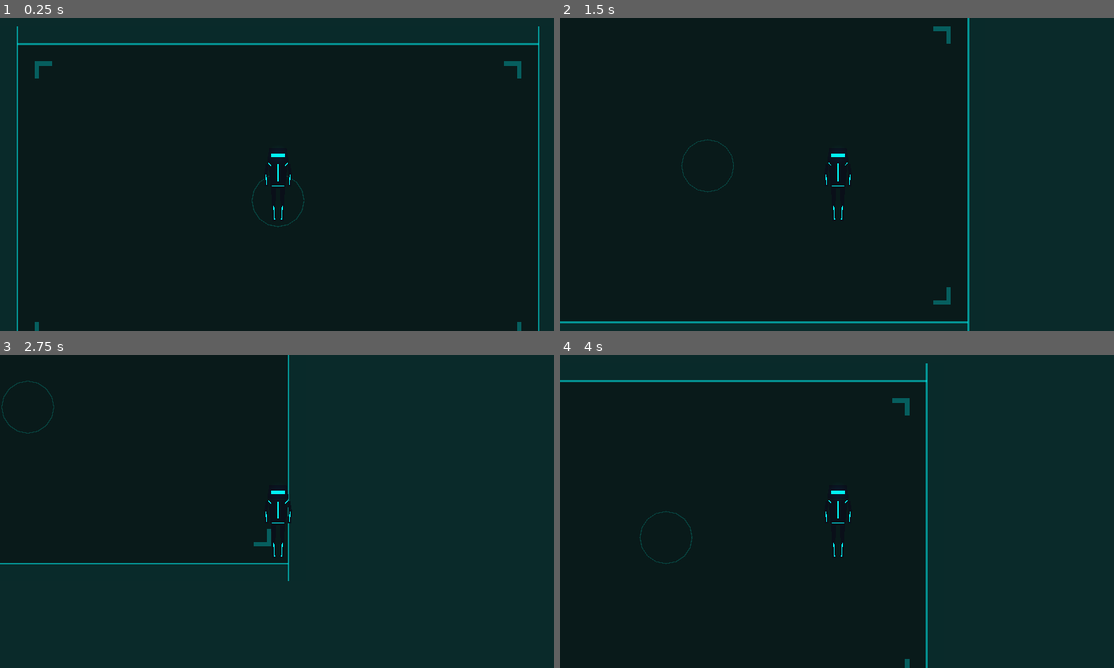
Above: before the commit, frames 1-4 (two rows, left to right).
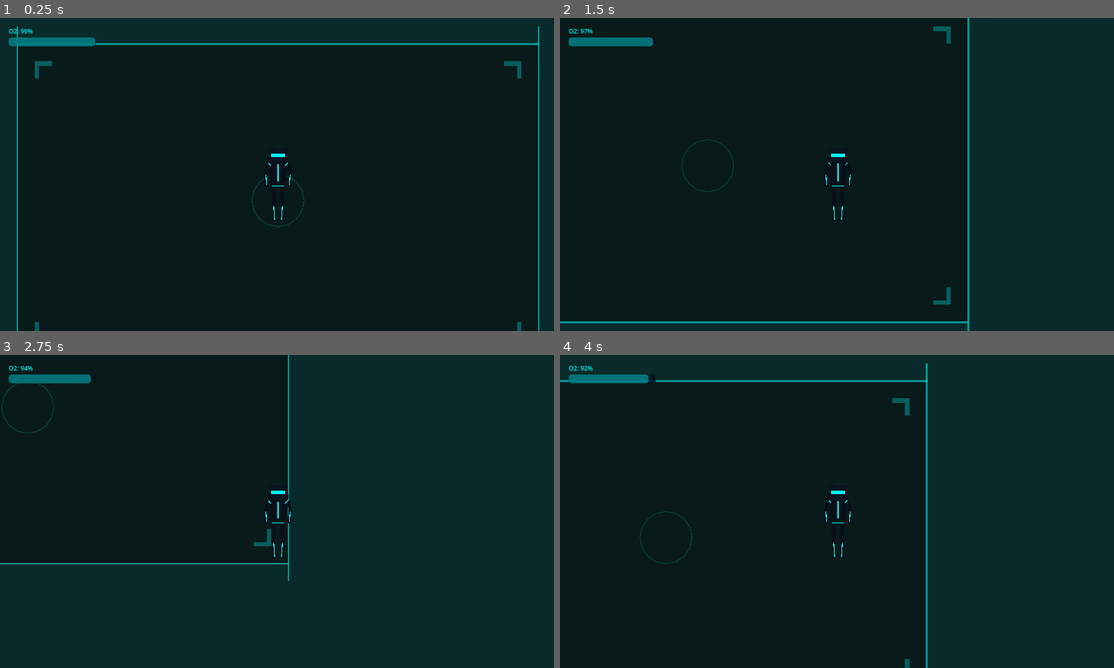
Above: after the commit, the same moments.

Repository: 00Clarity/salvage-theology
Game: Godot game, scene res://scenes/main.tscn
The game is run twice, just before and just after one commit, with the same random seed, the same clock (stepped at 60 frames per second) and the same inputs.
Inputs:
- Up to frame 1 (0.25 s): no input
- Up to frame 2 (1.5 s): tap Enter at 0.5 s; hold D (move_right) 0.53-1.28 s; hold S (move_down) from 1.28 s (still down)
- Up to frame 3 (2.75 s): release S (move_down) at 2.03 s; hold D (move_right) from 2.03 s (still down)
- Up to frame 4 (4 s): release D (move_right) at 2.78 s; hold W (move_up) 2.78-3.53 s; hold A (move_left) from 3.53 s (still down)

The runs differ from the first frame. In frame 1, 0.4% of the frame differs, in the area x 1-18%, y 3-10%; in frame 2, 0.5%, in the area x 1-17%, y 3-10%; in frame 3, 0.5%; in frame 4, 0.4%.
Error after the commit: Invalid assignment of property or key 'max_value' with value of type 'float' on a base object of type 'Nil'. (res://scripts/ui/hud.gd:30)

Commit message:
Phase 2 complete: Resource system and death
- Added ResourceSystem with oxygen depletion (2/sec drain)
- Added GameManager autoload for game state
- Created HUD with oxygen bar:
  - Color transitions (cyan → orange → red)
  - Pulsing warning effect at low oxygen
- Implemented death state:
  - Movement stops when oxygen depletes
  - Player visual collapse animation
  - Death panel with restart button
- Scene reload on restart

Diff:
--- a/project.godot
+++ b/project.godot
@@ -49,6 +49,10 @@
 ]
 }
 
+[autoload]
+
+GameManager="*res://scripts/systems/game_manager.gd"
+
 [rendering]
 
 renderer/rendering_method="gl_compatibility"
--- a/scenes/main.tscn
+++ b/scenes/main.tscn
@@ -1,11 +1,23 @@
-[gd_scene load_steps=3 format=3 uid="uid://dkw5vxf7qa2hr"]
+[gd_scene load_steps=6 format=3 uid="uid://dkw5vxf7qa2hr"]
 
 [ext_resource type="PackedScene" uid="uid://b5mx7qk4kp3gh" path="res://scenes/rooms/test_room.tscn" id="1_room"]
 [ext_resource type="PackedScene" uid="uid://c3xqv6h5q8yb2" path="res://scenes/player/player.tscn" id="2_player"]
+[ext_resource type="Script" path="res://scripts/systems/resource_system.gd" id="3_resource"]
+[ext_resource type="PackedScene" uid="uid://dr2x8kq5nmv7p" path="res://scenes/ui/hud.tscn" id="4_hud"]
+[ext_resource type="Script" path="res://scripts/main.gd" id="5_main"]
 
 [node name="Main" type="Node2D"]
+script = ExtResource("5_main")
 
 [node name="TestRoom" parent="." instance=ExtResource("1_room")]
 
 [node name="Player" parent="." instance=ExtResource("2_player")]
 position = Vector2(0, 0)
+
+[node name="ResourceSystem" type="Node" parent="."]
+script = ExtResource("3_resource")
+
+[node name="HUD" parent="." instance=ExtResource("4_hud")]
+
+[connection signal="resource_changed" from="ResourceSystem" to="HUD" method="_on_resource_changed"]
+[connection signal="resource_depleted" from="ResourceSystem" to="." method="_on_resource_depleted"]
--- /dev/null
+++ b/scenes/ui/hud.tscn
@@ -0,0 +1,78 @@
+[gd_scene load_steps=3 format=3 uid="uid://dr2x8kq5nmv7p"]
+
+[ext_resource type="Script" path="res://scripts/ui/hud.gd" id="1_hud"]
+
+[sub_resource type="StyleBoxFlat" id="StyleBoxFlat_bg"]
+bg_color = Color(0.04, 0.06, 0.1, 0.8)
+corner_radius_top_left = 4
+corner_radius_top_right = 4
+corner_radius_bottom_right = 4
+corner_radius_bottom_left = 4
+
+[node name="HUD" type="CanvasLayer"]
+script = ExtResource("1_hud")
+
+[node name="OxygenContainer" type="VBoxContainer" parent="."]
+offset_left = 20.0
+offset_top = 20.0
+offset_right = 220.0
+offset_bottom = 70.0
+
+[node name="OxygenLabel" type="Label" parent="OxygenContainer"]
+layout_mode = 2
+theme_override_colors/font_color = Color(0, 1, 1, 1)
+theme_override_font_sizes/font_size = 14
+text = "O2: 100%"
+
+[node name="OxygenBar" type="ProgressBar" parent="OxygenContainer"]
+custom_minimum_size = Vector2(200, 20)
+layout_mode = 2
+theme_override_styles/background = SubResource("StyleBoxFlat_bg")
+max_value = 100.0
+value = 100.0
+show_percentage = false
+
+[node name="DeathPanel" type="Panel" parent="."]
+visible = false
+anchors_preset = 8
+anchor_left = 0.5
+anchor_top = 0.5
+anchor_right = 0.5
+anchor_bottom = 0.5
+offset_left = -150.0
+offset_top = -100.0
+offset_right = 150.0
+offset_bottom = 100.0
+
+[node name="VBoxContainer" type="VBoxContainer" parent="DeathPanel"]
+layout_mode = 1
+anchors_preset = 15
+anchor_right = 1.0
+anchor_bottom = 1.0
+offset_left = 20.0
+offset_top = 20.0
+offset_right = -20.0
+offset_bottom = -20.0
+alignment = 1
+
+[node name="DeathLabel" type="Label" parent="DeathPanel/VBoxContainer"]
+layout_mode = 2
+theme_override_colors/font_color = Color(1, 0, 0, 1)
+theme_override_font_sizes/font_size = 24
+text = "OXYGEN DEPLETED"
+horizontal_alignment = 1
+
+[node name="SubLabel" type="Label" parent="DeathPanel/VBoxContainer"]
+layout_mode = 2
+theme_override_colors/font_color = Color(0.7, 0.7, 0.7, 1)
+theme_override_font_sizes/font_size = 14
+text = "Signal lost..."
+horizontal_alignment = 1
+
+[node name="Spacer" type="Control" parent="DeathPanel/VBoxContainer"]
+custom_minimum_size = Vector2(0, 20)
+layout_mode = 2
+
+[node name="RestartButton" type="Button" parent="DeathPanel/VBoxContainer"]
+layout_mode = 2
+text = "TRY AGAIN"
--- /dev/null
+++ b/scripts/main.gd
@@ -0,0 +1,10 @@
+extends Node2D
+
+@onready var hud = $HUD
+@onready var resource_system = $ResourceSystem
+
+func _on_resource_depleted(resource_name: String) -> void:
+	if resource_name == "oxygen":
+		resource_system.set_draining(false)
+		GameManager.trigger_death()
+		hud.show_death_screen()
--- a/scripts/player/player.gd
+++ b/scripts/player/player.gd
@@ -4,8 +4,19 @@
 
 # Direction facing (for future animations)
 var facing_direction: Vector2 = Vector2.DOWN
+var is_dead: bool = false
+
+@onready var body: Node2D = $Body
+
+func _ready() -> void:
+	add_to_group("player")
+	GameManager.register_player(self)
+	GameManager.game_over.connect(_on_game_over)
 
 func _physics_process(_delta: float) -> void:
+	if is_dead:
+		return
+
 	var input := Vector2.ZERO
 	input.x = Input.get_axis("move_left", "move_right")
 	input.y = Input.get_axis("move_up", "move_down")
@@ -16,3 +27,17 @@
 
 	velocity = input * move_speed
 	move_and_slide()
+
+func die() -> void:
+	if is_dead:
+		return
+	is_dead = true
+	velocity = Vector2.ZERO
+
+	# Visual death effect - fade out and collapse
+	var tween := create_tween()
+	tween.tween_property(body, "modulate:a", 0.3, 0.5)
+	tween.parallel().tween_property(body, "scale", Vector2(1.0, 0.5), 0.5)
+
+func _on_game_over() -> void:
+	die()
--- /dev/null
+++ b/scripts/systems/game_manager.gd
@@ -0,0 +1,29 @@
+extends Node
+
+signal game_over
+signal game_restarted
+
+enum GameState { PLAYING, DEAD, PAUSED }
+
+var current_state: GameState = GameState.PLAYING
+var player: CharacterBody2D
+
+func _ready() -> void:
+	pass
+
+func register_player(p: CharacterBody2D) -> void:
+	player = p
+
+func trigger_death() -> void:
+	if current_state == GameState.DEAD:
+		return
+	current_state = GameState.DEAD
+	emit_signal("game_over")
+
+func restart_game() -> void:
+	current_state = GameState.PLAYING
+	emit_signal("game_restarted")
+	get_tree().reload_current_scene()
+
+func is_playing() -> bool:
+	return current_state == GameState.PLAYING
--- /dev/null
+++ b/scripts/systems/resource_system.gd
@@ -0,0 +1,44 @@
+class_name ResourceSystem
+extends Node
+
+signal resource_changed(resource_name: String, value: float, max_value: float)
+signal resource_depleted(resource_name: String)
+
+@export var oxygen: float = 100.0
+@export var max_oxygen: float = 100.0
+@export var oxygen_drain_rate: float = 2.0  # Per second
+
+var is_draining: bool = true
+
+func _ready() -> void:
+	emit_signal("resource_changed", "oxygen", oxygen, max_oxygen)
+
+func _process(delta: float) -> void:
+	if is_draining:
+		drain_oxygen(delta)
+
+func drain_oxygen(delta: float) -> void:
+	var previous_oxygen := oxygen
+	oxygen -= oxygen_drain_rate * delta
+	oxygen = max(oxygen, 0.0)
+
+	if oxygen != previous_oxygen:
+		emit_signal("resource_changed", "oxygen", oxygen, max_oxygen)
+
+	if oxygen <= 0.0 and previous_oxygen > 0.0:
+		emit_signal("resource_depleted", "oxygen")
+
+func restore_oxygen(amount: float) -> void:
+	oxygen = min(oxygen + amount, max_oxygen)
+	emit_signal("resource_changed", "oxygen", oxygen, max_oxygen)
+
+func set_draining(enabled: bool) -> void:
+	is_draining = enabled
+
+func reset() -> void:
+	oxygen = max_oxygen
+	is_draining = true
+	emit_signal("resource_changed", "oxygen", oxygen, max_oxygen)
+
+func get_oxygen_percent() -> float:
+	return oxygen / max_oxygen
--- /dev/null
+++ b/scripts/ui/hud.gd
@@ -0,0 +1,55 @@
+extends CanvasLayer
+
+const NORMAL_COLOR := Color(0, 1, 1, 0.9)      # Cyan
+const WARNING_COLOR := Color(1, 0.5, 0, 0.9)    # Orange
+const CRITICAL_COLOR := Color(1, 0, 0, 0.9)     # Red
+
+@onready var oxygen_bar: ProgressBar = $OxygenContainer/OxygenBar
+@onready var oxygen_label: Label = $OxygenContainer/OxygenLabel
+@onready var death_panel: Panel = $DeathPanel
+@onready var restart_button: Button = $DeathPanel/VBoxContainer/RestartButton
+
+var warning_pulse_time: float = 0.0
+var is_warning: bool = false
+
+func _ready() -> void:
+	death_panel.visible = false
+	restart_button.pressed.connect(_on_restart_pressed)
+
+func _process(delta: float) -> void:
+	if is_warning:
+		warning_pulse_time += delta * 4.0
+		var pulse := 0.7 + sin(warning_pulse_time) * 0.3
+		oxygen_bar.modulate.a = pulse
+
+func _on_resource_changed(resource_name: String, value: float, max_value: float) -> void:
+	if resource_name == "oxygen":
+		update_oxygen_display(value, max_value)
+
+func update_oxygen_display(value: float, max_value: float) -> void:
+	oxygen_bar.max_value = max_value
+	oxygen_bar.value = value
+
+	var percent := value / max_value
+	oxygen_label.text = "O2: %d%%" % int(percent * 100)
+
+	# Color based on level
+	if percent <= 0.15:
+		oxygen_bar.modulate = CRITICAL_COLOR
+		is_warning = true
+	elif percent <= 0.25:
+		oxygen_bar.modulate = WARNING_COLOR
+		is_warning = true
+	else:
+		oxygen_bar.modulate = NORMAL_COLOR
+		is_warning = false
+		oxygen_bar.modulate.a = 1.0
+
+func show_death_screen() -> void:
+	death_panel.visible = true
+
+func hide_death_screen() -> void:
+	death_panel.visible = false
+
+func _on_restart_pressed() -> void:
+	GameManager.restart_game()
Not shown, changed: DEVLOG.md
